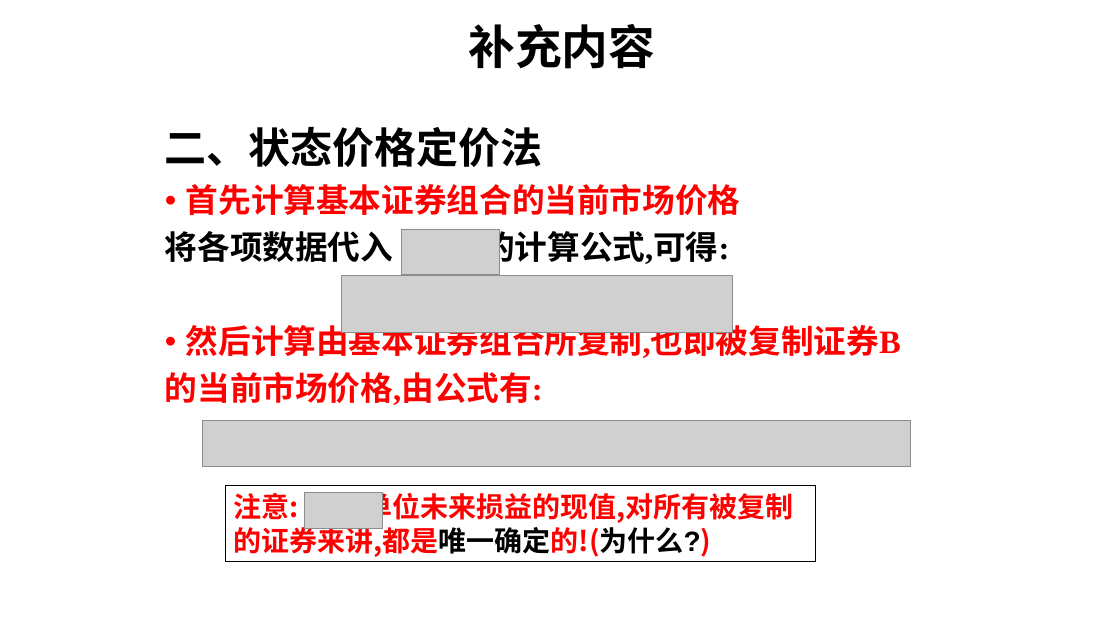
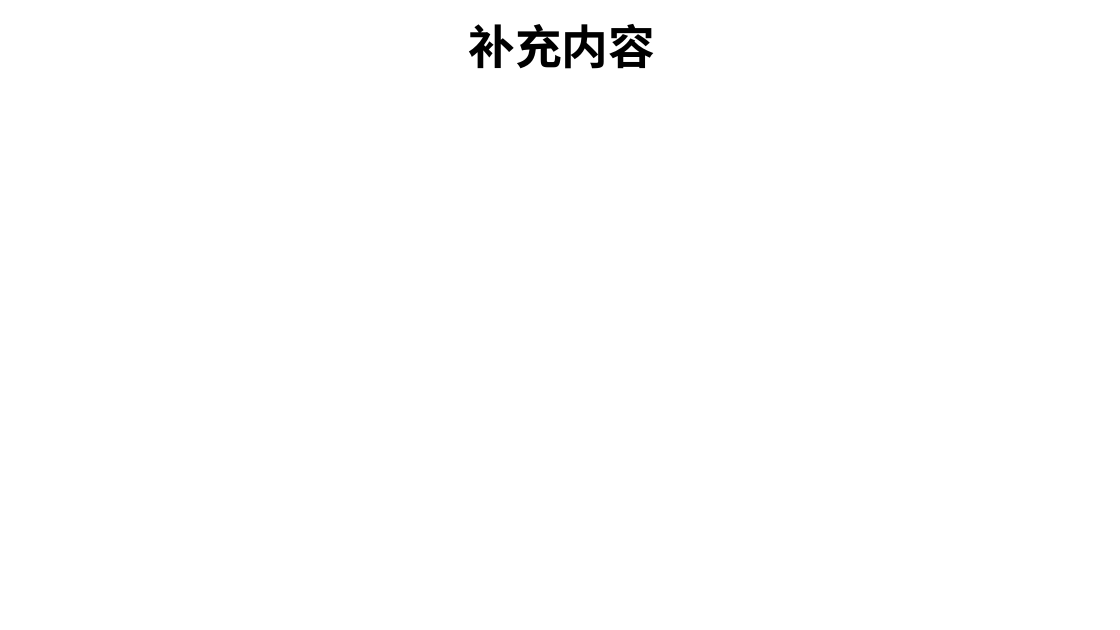
Before and after one commit to yunfengxs/my-Papers, a slide deck: slide 117 of 金工/金工一二三180(124-154不考).pptx. Drawn at 1120x630 pixels with LibreOffice and Linux fonts; fonts in the diff are those of the drawing; grey boxes stand for pictures. Boxes give left, top, right and bottom in pixels: in the first picture for what was removed or moved away, otherwise in the second. Text is boxed around its words. In the diff, an @@ line names an element or a change of style, - is before the commit and + after.

```diff
--- a/金工/金工一二三180(124-154不考).pptx
+++ b/金工/金工一二三180(124-154不考).pptx
@@ text removed at [165,127,901,405] @@
-二、状态价格定价法
-• 首先计算基本证券组合的当前市场价格
-将各项数据代入 的计算公式,可得:
-• 然后计算由基本证券组合所复制,也即被复制证券B
-的当前市场价格,由公式有:
@@ picture removed at [402,229,499,275] @@
@@ picture removed at [342,276,733,334] @@
@@ picture removed at [202,421,911,467] @@
@@ rectangle removed at [225,486,816,562] @@
-注意: 是单位未来损益的现值,对所有被复制的证券来讲,都是唯一确定的!(为什么?)
@@ picture removed at [304,492,383,528] @@
```
Also in this commit, not shown: 8 other slides changed, 7 other files.
